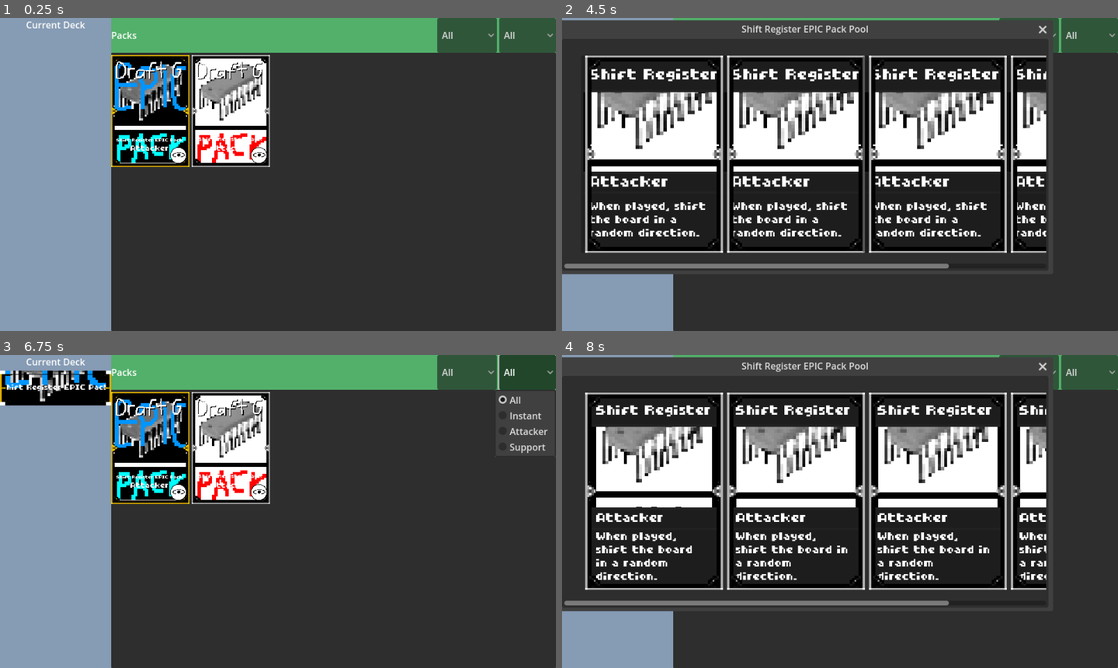
Above: before the commit, frames 1-4 (two rows, left to right).
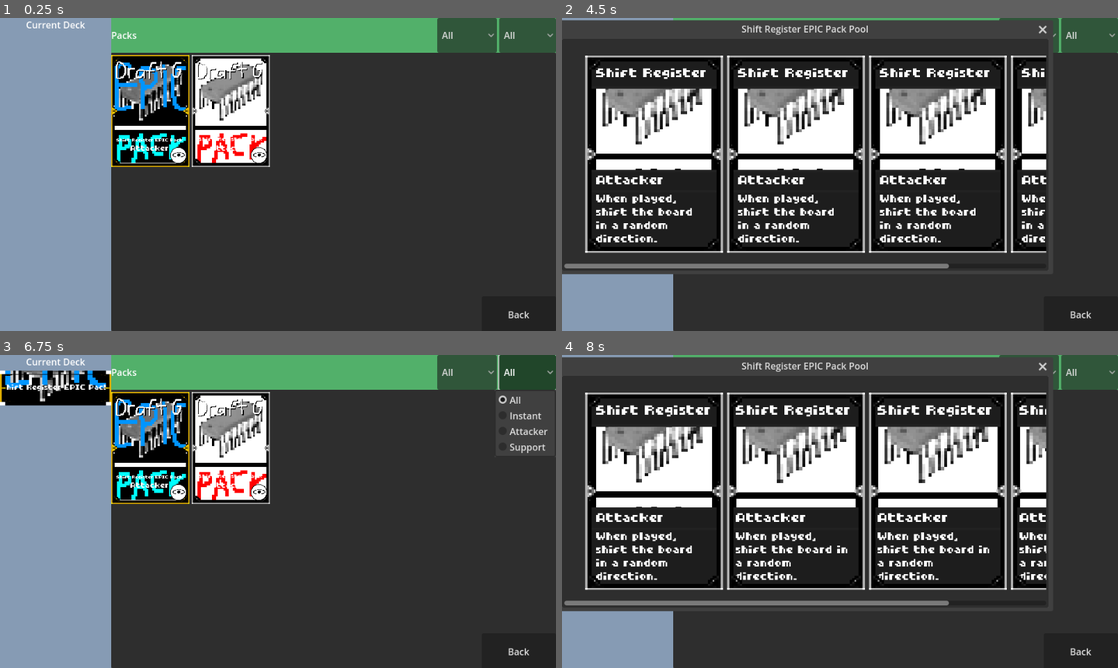
Above: after the commit, the same moments.

Repository: NobleMetalLabs/the-genesis-gambit
Game: Godot game, scene res://scn/menu/SelectPacks.tscn
Same seed, same stepped clock (60 frames per second), same inputs: the game is played once before the commit and once after it. This scene is started directly instead of the project's main scene.
Inputs (mouse positions are in pixels of both pictures, inside the frame that each line leads up to):
- Up to frame 1 (0.25 s): no input
- Up to frame 2 (4.5 s): click (1079, 315) at 0.5 s, where only the run after the commit has a clickable "Back"; click (773, 52) at 1.25 s, where only the run after the commit has a clickable "select packs for draft"; click "All" at 2 s; click "All" at 2.75 s; click (712, 111) at 3.52 s; click (739, 155) at 4.27 s
- Up to frame 3 (6.75 s): click (55, 389) at 5 s; click "All" at 5.75 s; click "All" at 6.5 s
- Up to frame 4 (8 s): click (739, 492) at 7.27 s

The runs differ from the first frame. In frame 1, less than 0.1% of the frame differs, in the area x 91-100%, y 93-100%; in frame 2, 18%, in the area x 3-100%, y 12-100%; in frame 3, less than 0.1%; in frame 4, less than 0.1%.

Commit message:
Drew some cards

Diff:
--- a/ast/ui/TitleLabelSettings.tres
+++ b/ast/ui/TitleLabelSettings.tres
@@ -4,4 +4,4 @@
 
 [resource]
 font = ExtResource("1_5rhte")
-font_size = 49
+font_size = 48
--- a/scn/menu/SelectPacks.tscn
+++ b/scn/menu/SelectPacks.tscn
@@ -109,5 +109,13 @@
 theme_override_constants/v_separation = -3
 columns = 5
 
+[node name="BackButton" type="Button" parent="."]
+offset_left = 832.0
+offset_top = 480.0
+offset_right = 960.0
+offset_bottom = 544.0
+text = "Back"
+
 [connection signal="item_selected" from="FiltersPanel/HBoxContainer/HBoxContainer/RARITY-FILTER" to="." method="filter_packs"]
 [connection signal="item_selected" from="FiltersPanel/HBoxContainer/HBoxContainer/TYPE-FILTER" to="." method="filter_packs"]
+[connection signal="pressed" from="BackButton" to="." method="back_pressed"]
--- a/scn/tests/Testdraftingscene.gd
+++ b/scn/tests/Testdraftingscene.gd
@@ -2,4 +2,4 @@
 
 
 func _on_button_pressed() -> void:
-	get_tree().change_scene_to_file("res://scn/menu/SelectPacks.tscn")
+	get_tree().change_scene_to_file("scn/menu/SelectPacks.tscn")
--- a/scn/ui/UIPackSlice.tscn
+++ b/scn/ui/UIPackSlice.tscn
@@ -8,7 +8,7 @@
 [sub_resource type="LabelSettings" id="LabelSettings_65ulp"]
 resource_local_to_scene = true
 font = ExtResource("4_tji0j")
-font_size = 59
+font_size = 1
 outline_color = Color(0, 0, 0, 0)
 
 [node name="UIPackSlice" type="AspectRatioContainer"]
--- a/src/menu/SelectPacks.gd
+++ b/src/menu/SelectPacks.gd
@@ -56,3 +56,8 @@
 func remove_slice(_metadata : PackMetadata) -> void:
 	deck.remove_pack(_metadata)
 	update_pack_slices(deck)
+
+# temporary.
+func back_pressed():
+	SaveData.selected_deck = deck
+	get_tree().change_scene_to_file("scn/tests/test-drafting.tscn")
Binary file added: ast/game/cards/fgs/test-bird1.png
Not shown, added: ast/game/cards/fgs/test-bird1.png.import
Binary file added: ast/game/cards/fgs/test-bird2.png
Not shown, added: ast/game/cards/fgs/test-bird2.png.import
Binary file added: ast/game/cards/fgs/test-bird3.png
Not shown, added: ast/game/cards/fgs/test-bird3.png.import
Binary file added: ast/game/cards/fgs/test-bird4.png
Not shown, added: ast/game/cards/fgs/test-bird4.png.import
Binary file added: ast/game/cards/fgs/test-bird5.png
Not shown, added: ast/game/cards/fgs/test-bird5.png.import
Binary file added: ast/game/cards/fgs/test-fish1.png
Not shown, added: ast/game/cards/fgs/test-fish1.png.import
(and 8 more such lines)
